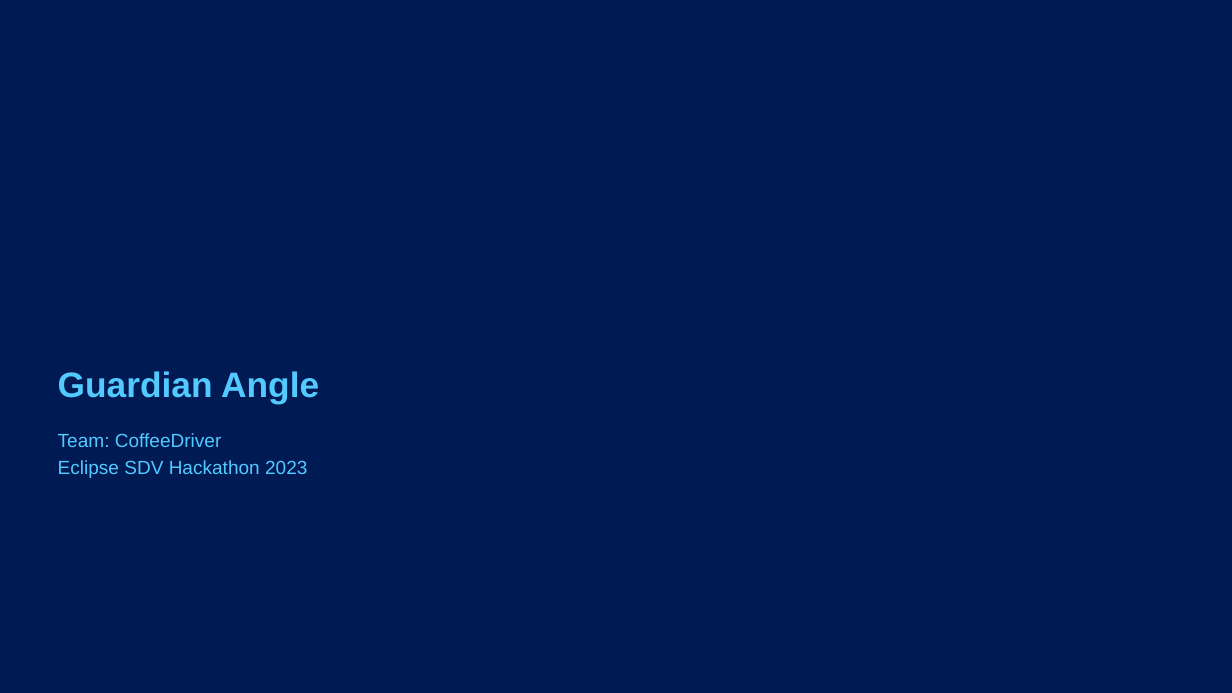
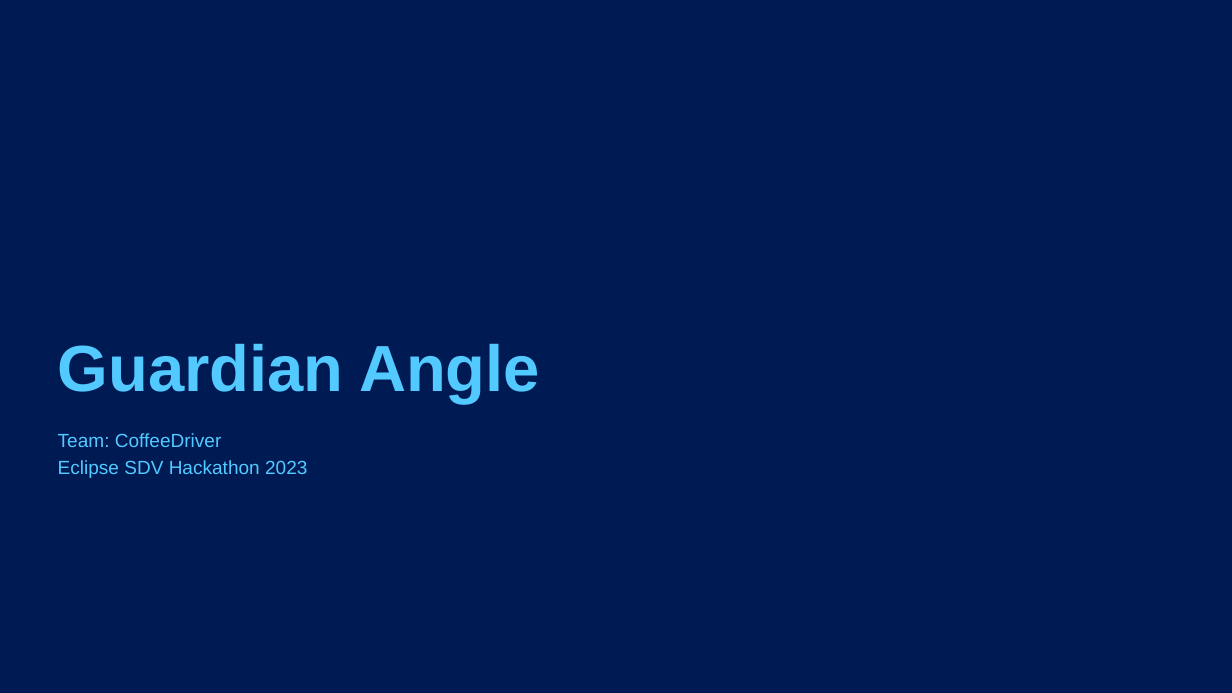
Before and after one commit to Eclipse-SDV-Hackathon-Accenture/HackTheCar_CaffeeDriver, a slide deck: slide 1 of assets/GuardianAngle.pptx. Drawn at 1232x693 pixels with LibreOffice and Linux fonts; fonts in the diff are those of the drawing; background and template pictures are left out. Boxes give left, top, right and bottom in pixels: in the first picture for what was removed or moved away, otherwise in the second. Text is boxed around its words. In the diff, an @@ line names an element or a change of style, - is before the commit and + after.

```diff
--- a/assets/GuardianAngle.pptx
+++ b/assets/GuardianAngle.pptx
@@ title "Guardian Angle": place and size @@
-title "Guardian Angle" at <box>58,371,319,403</box>
+title "Guardian Angle" at <box>58,344,540,403</box>
@@ title "Guardian Angle" at <box>58,344,540,403</box>: size 26 to 48 pt @@
```
Also in this commit, not shown: 1 other slide changed, 1 slide added, 1 other file.
